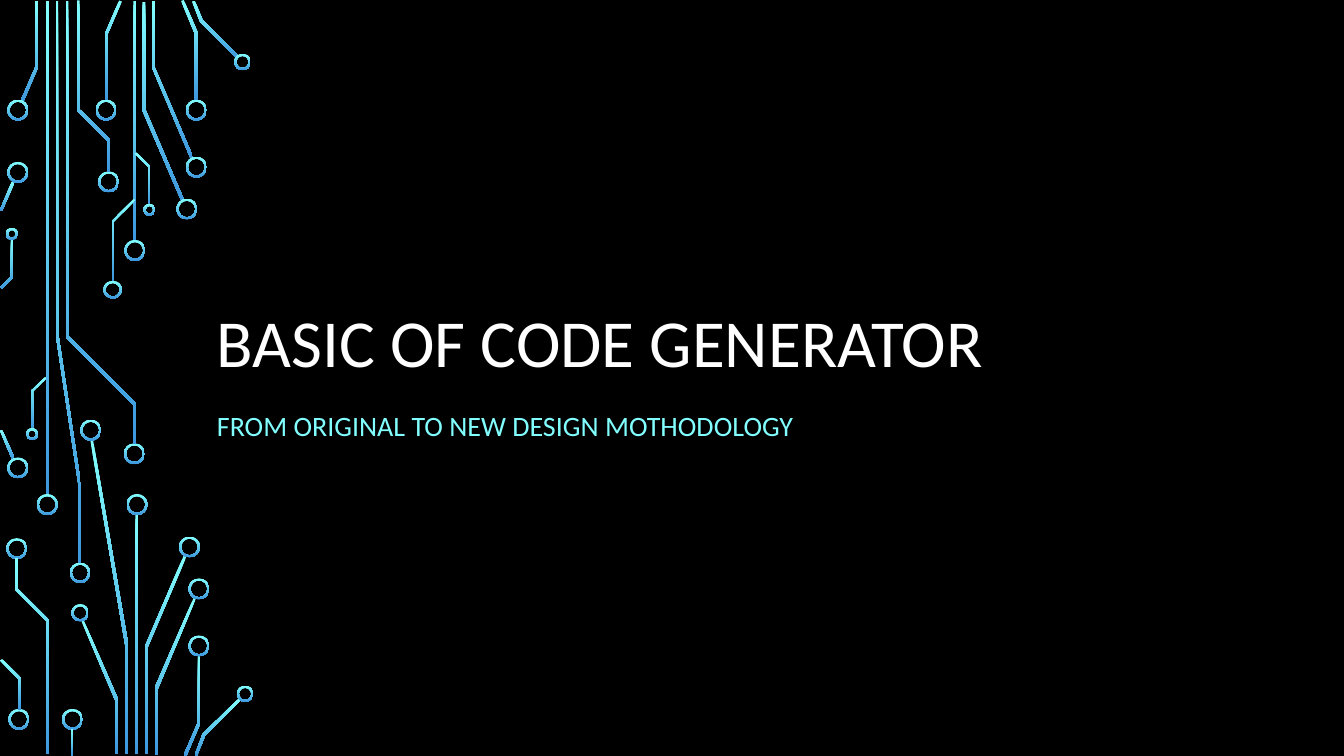
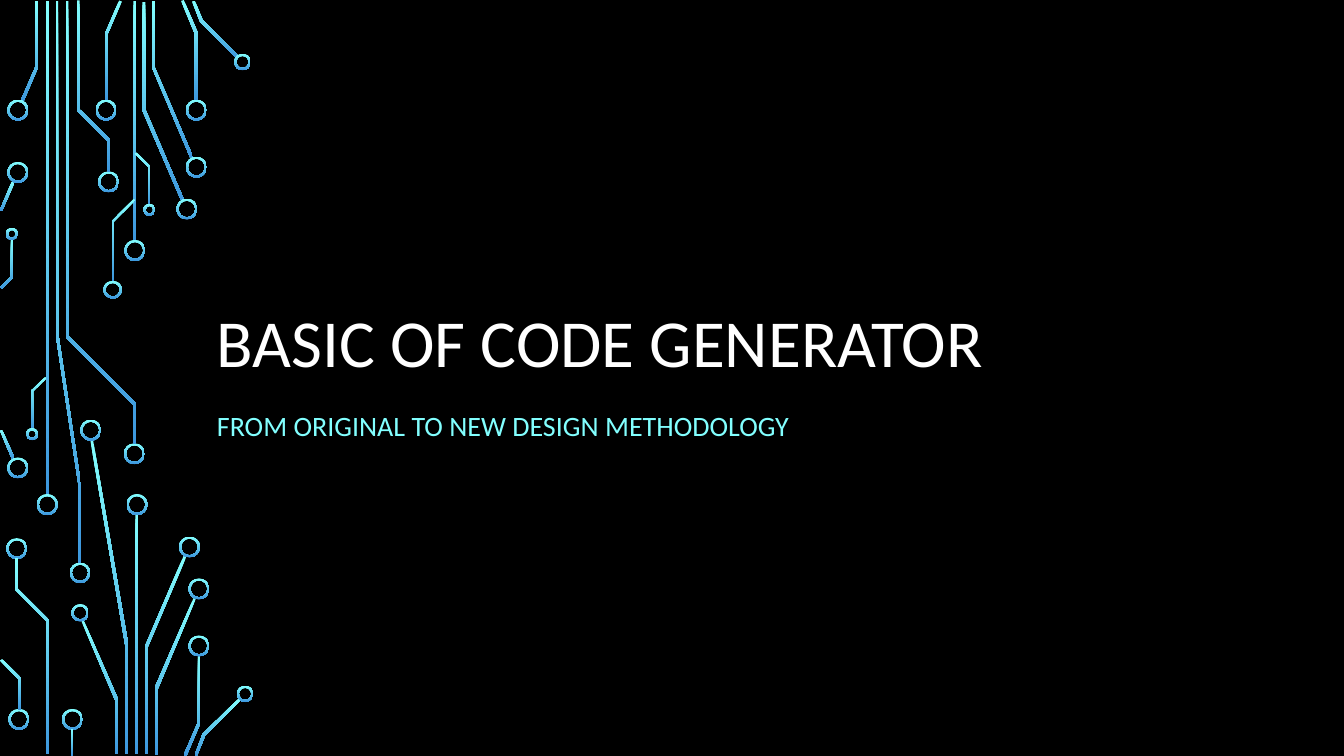
Before and after one commit to ICEcreamICE/code_generator, a slide deck: slide 1 of code_generater.pptx. Drawn at 1344x756 pixels with LibreOffice and Linux fonts; fonts in the diff are those of the drawing; background and template pictures are left out. Boxes give left, top, right and bottom in pixels: in the first picture for what was removed or moved away, otherwise in the second. Text is boxed around its words. In the diff, an @@ line names an element or a change of style, - is before the commit and + after.

```diff
--- a/code_generater.pptx
+++ b/code_generater.pptx
@@ subtitle at box(217, 417, 789, 437): text changed @@
-FROM ORIGINAL TO NEW DESIGN MOTHODOLOGY
+FROM ORIGINAL TO NEW DESIGN METHODOLOGY
```
Also in this commit, not shown: 1 other slide changed.
